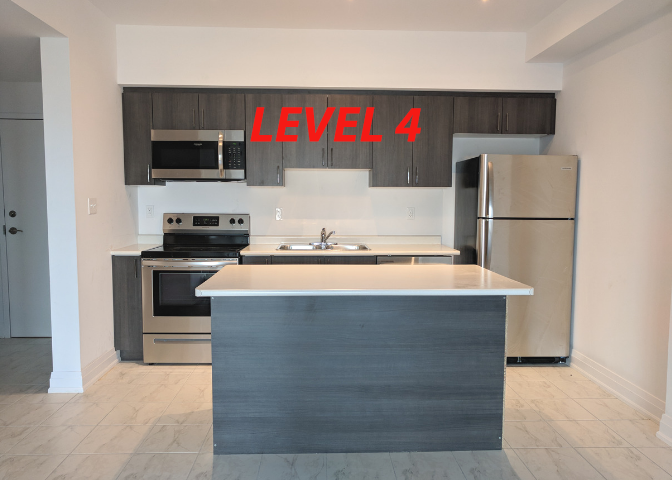
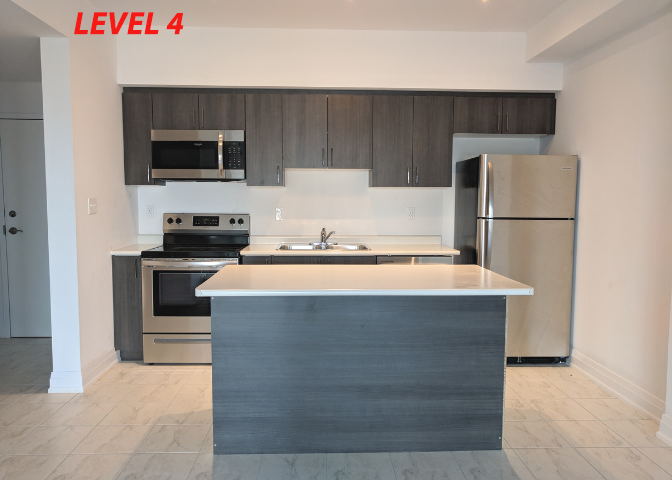
Layer changes from the first (672, 480) image to the second:
painted on "LevelText" over [left=74, top=12, right=421, bottom=142]
